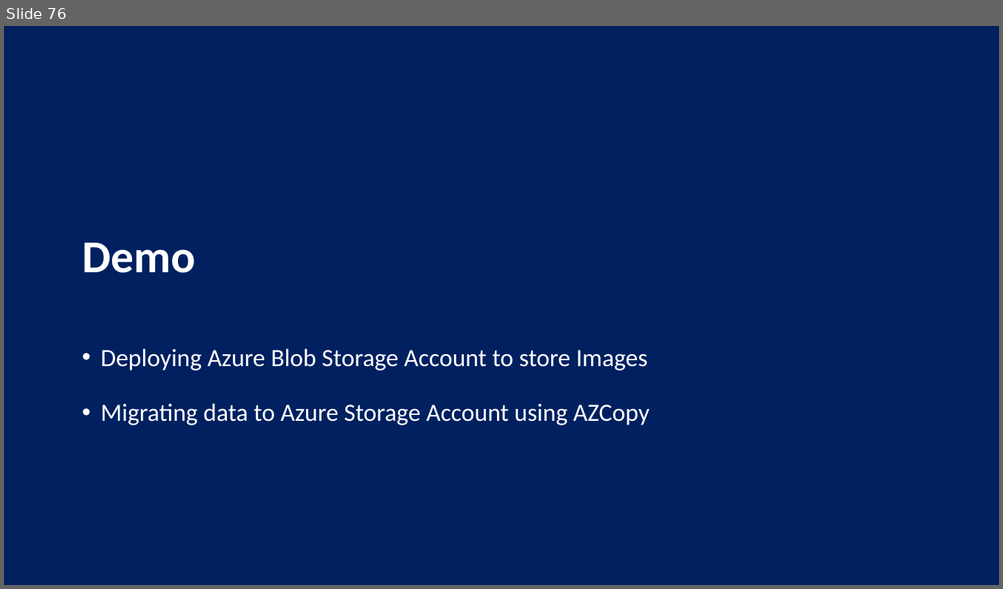
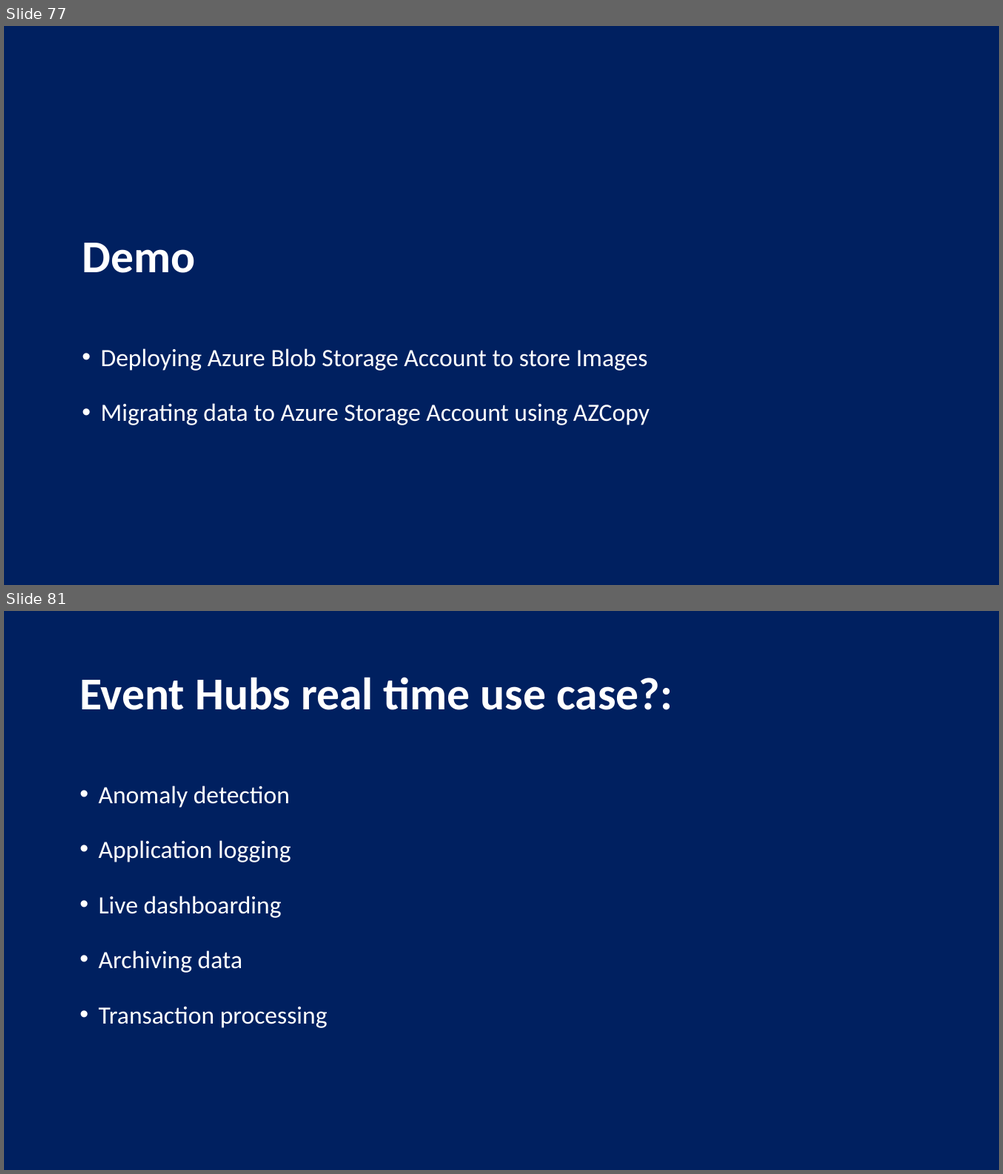
Before and after one commit to nigamsakshi2502/HeroSolutions-Data, a slide deck: Data Series/Day 2/Database Migration using Data Factory - Abdul Rasheed Feroz Khan.pptx. Shown one above the other, each under a label of ours: slide 76 before the commit, slides 77 and 81 after it; the slides between them are not shown. The pictures are 1003x589 and 1003x1174 pixels, drawn with LibreOffice and Linux fonts; fonts in the diff are those of the drawing. Boxes give left, top, right and bottom in pixels: in the first picture for what was removed or moved away, otherwise in the second. Text is boxed around its words. In the diff, an @@ line names an element or a change of style, - is before the commit and + after.

```diff
--- a/Data Series/Day 2/Database Migration using Data Factory - Abdul Rasheed Feroz Khan.pptx
+++ b/Data Series/Day 2/Database Migration using Data Factory - Abdul Rasheed Feroz Khan.pptx
@@ slide 81 added at bbox=[4, 611, 999, 1170], background #002060 @@
@@ title added at bbox=[79, 677, 672, 710], 44 pt, text #FFFFFF, bold @@
+Event Hubs real time use case?:
@@ text added at bbox=[99, 786, 327, 1028], 24 pt, text #FFFFFF @@
+• Anomaly detection
+• Application logging
+• Live dashboarding
+• Archiving data
+• Transaction processing
@@ what was slide 76 is now slide 77 @@
```
Also in this commit, not shown: 6 other slides added, 8 other files.
